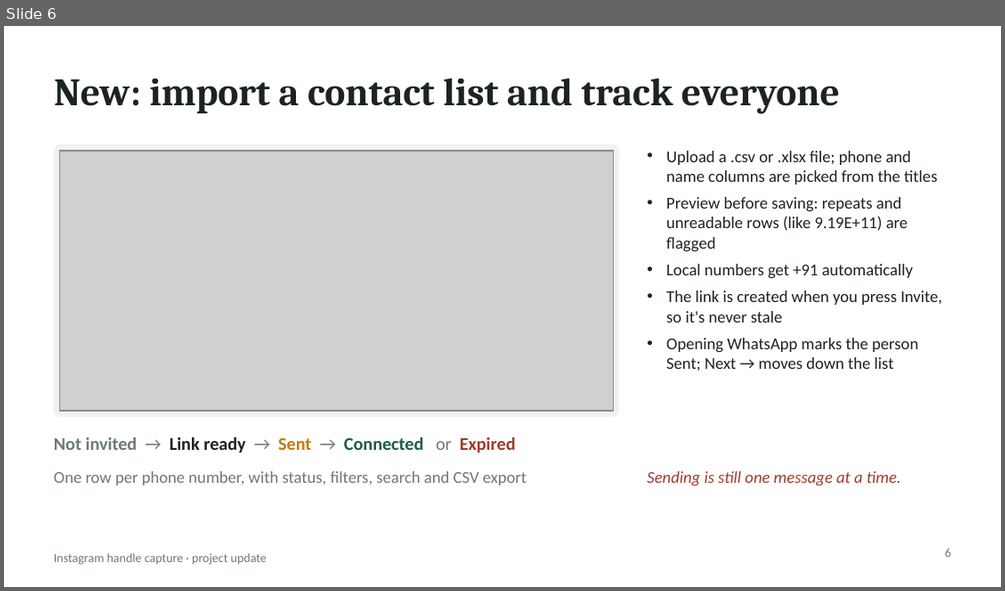
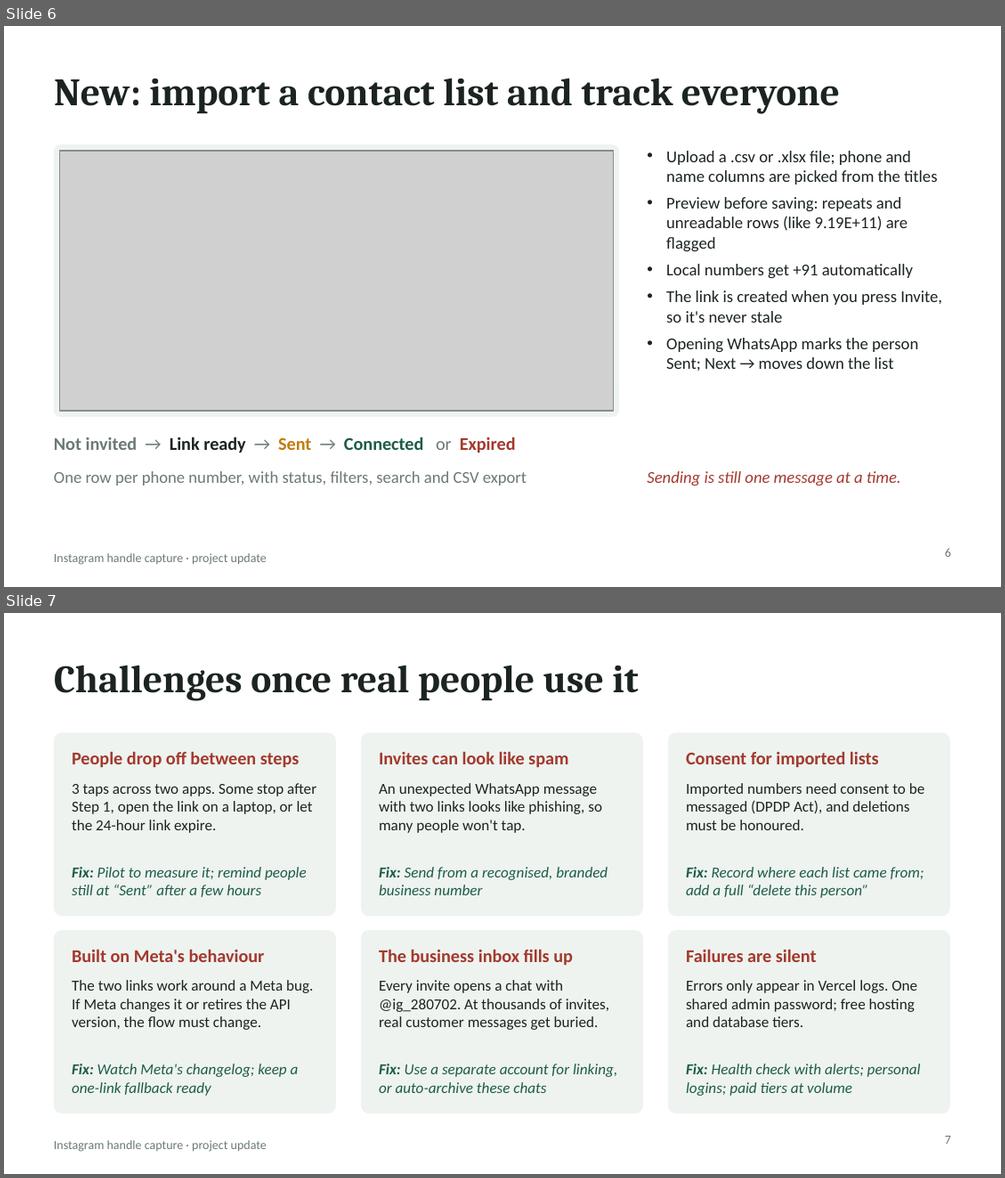
Before and after one commit to blackhorse2807/IG-handle, a slide deck: Instagram-Handle-Capture-Full-Update.pptx. Shown one above the other, each under a label of ours: slide 6 before the commit, slides 6 and 7 after it. The pictures are 1005x591 and 1005x1178 pixels, drawn with LibreOffice and Linux fonts; fonts in the diff are those of the drawing; grey boxes stand for pictures. Boxes give left, top, right and bottom in pixels: in the first picture for what was removed or moved away, otherwise in the second. Text is boxed around its words. In the diff, an @@ line names an element or a change of style, - is before the commit and + after.

```diff
--- a/Instagram-Handle-Capture-Full-Update.pptx
+++ b/Instagram-Handle-Capture-Full-Update.pptx
@@ slide 7 added at (4,613,1001,1174), background #FFFFFF; not listed: 1 template element that a slide beside it also shows @@
@@ title added at (54,665,638,701), 28 pt, text #1B2420, bold @@
+Challenges once real people use it
@@ rounded rectangle added at (54,732,336,916), fill #EEF3F0 @@
@@ rounded rectangle added at (361,732,643,916), fill #EEF3F0 @@
@@ rounded rectangle added at (668,732,950,916), fill #EEF3F0 @@
@@ text added at (72,752,299,767), 13 pt, text #A3392D, bold @@
+People drop off between steps
@@ text added at (379,752,568,767), 13 pt, text #A3392D, bold @@
+Invites can look like spam
@@ text added at (686,752,879,767), 13 pt, text #A3392D, bold @@
+Consent for imported lists
@@ text added at (72,783,316,833), 11 pt, text #1B2420 @@
+3 taps across two apps. Some stop after Step 1, open the link on a laptop, or let the 24-hour link expire.
@@ text added at (379,783,602,833), 11 pt, text #1B2420 @@
+An unexpected WhatsApp message with two links looks like phishing, so many people won't tap.
@@ text added at (686,783,924,830), 11 pt, text #1B2420 @@
+Imported numbers need consent to be messaged (DPDP Act), and deletions must be honoured.
@@ text added at (72,867,307,897), 11 pt, text #1D5C48, italic @@
+Fix: Pilot to measure it; remind people still at “Sent” after a few hours
@@ text added at (379,867,607,895), 11 pt, text #1D5C48, italic @@
+Fix: Send from a recognised, branded business number
@@ text added at (686,867,924,898), 11 pt, text #1D5C48, italic @@
+Fix: Record where each list came from; add a full “delete this person”
@@ rounded rectangle added at (54,930,336,1113), fill #EEF3F0 @@
@@ rounded rectangle added at (361,930,643,1113), fill #EEF3F0 @@
@@ rounded rectangle added at (668,930,950,1113), fill #EEF3F0 @@
@@ text added at (72,949,265,962), 13 pt, text #A3392D, bold @@
+Built on Meta's behaviour
@@ text added at (379,949,573,965), 13 pt, text #A3392D, bold @@
+The business inbox fills up
@@ text added at (686,949,817,962), 13 pt, text #A3392D, bold @@
+Failures are silent
@@ text added at (72,980,313,1030), 11 pt, text #1B2420 @@
+The two links work around a Meta bug. If Meta changes it or retires the API version, the flow must change.
@@ text added at (379,980,609,1030), 11 pt, text #1B2420 @@
+Every invite opens a chat with @ig_280702. At thousands of invites, real customer messages get buried.
@@ text added at (686,980,917,1027), 11 pt, text #1B2420 @@
+Errors only appear in Vercel logs. One shared admin password; free hosting and database tiers.
@@ text added at (72,1063,299,1095), 11 pt, text #1D5C48, italic @@
+Fix: Watch Meta's changelog; keep a one-link fallback ready
@@ text added at (379,1063,617,1093), 11 pt, text #1D5C48, italic @@
+Fix: Use a separate account for linking, or auto-archive these chats
@@ text added at (686,1063,921,1095), 11 pt, text #1D5C48, italic @@
+Fix: Health check with alerts; personal logins; paid tiers at volume
@@ page number added at (945,1135,951,1143), 9 pt, text #6B7A74 @@
+7
```
Also in this commit, not shown: 3 slides changed, 1 slide removed, 1 other file.
